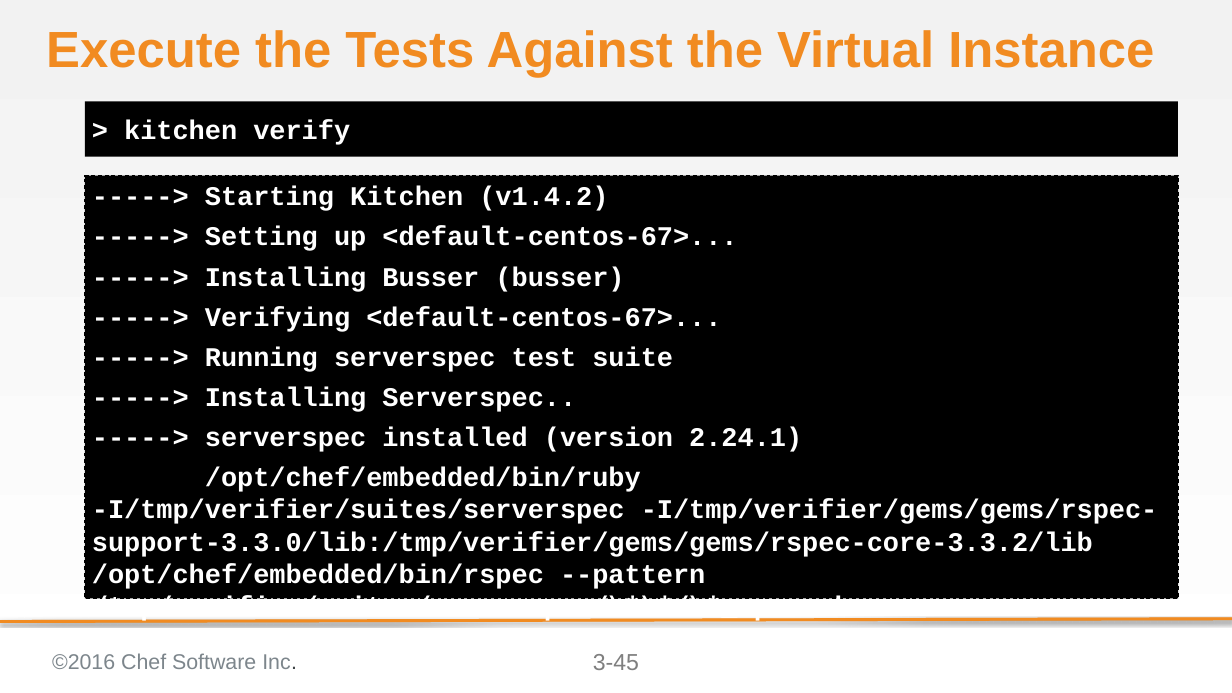
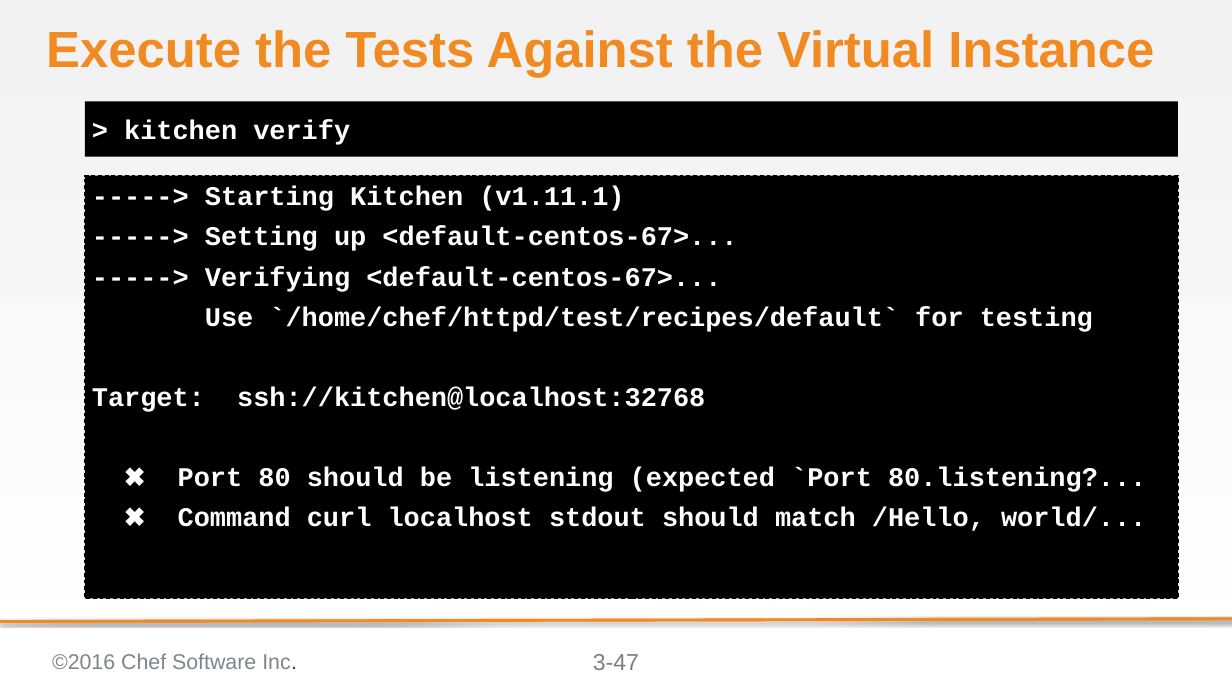
Before and after one commit to chef-training/test_driven_cookbook_development, a slide deck: slide 47 of 03-writing_a_test_first.pptx (slide 45 before the commit). Drawn at 1232x693 pixels with LibreOffice and Linux fonts; fonts in the diff are those of the drawing; background and template pictures are left out. Boxes give left, top, right and bottom in pixels: in the first picture for what was removed or moved away, otherwise in the second. Text is boxed around its words. In the diff, an @@ line names an element or a change of style, - is before the commit and + after.

Commit message:
Updates to Chef DK 0.17.17 and InSpec
* Updated the Chef DK
* Changed the examples to InSpec

```diff
--- a/03-writing_a_test_first.pptx
+++ b/03-writing_a_test_first.pptx
@@ text at (205, 187, 624, 211): text changed @@
------> Starting Kitchen (v1.4.2)
+-----> Starting Kitchen (v1.11.1)
@@ text at (205, 267, 624, 292): paragraph removed @@
------> Installing Busser (busser)
@@ text at (92, 307, 1146, 531): text changed @@
------> Running serverspec test suite
------> Installing Serverspec..
------> serverspec installed (version 2.24.1)
-/opt/chef/embedded/bin/ruby -I/tmp/verifier/suites/serverspec -I/tmp/verifier/gems/gems/rspec-support-3.3.0/lib:/tmp/verifier/gems/gems/rspec-core-3.3.2/lib /opt/chef/embedded/bin/rspec --pattern /tmp/verifier/suites/serverspec/\*\*/\*_spec.rb --
+Use `/home/chef/httpd/test/recipes/default` for testing
+Target: ssh://kitchen@localhost:32768
+✖ Port 80 should be listening (expected `Port 80.listening?...
+✖ Command curl localhost stdout should match /Hello, world/...
@@ page number at (593, 654, 639, 670): text changed @@
-3-45
+3-47
```
Also in this commit, not shown: 23 other slides changed, 7 slides added, 8 slides removed, 5 other files.
